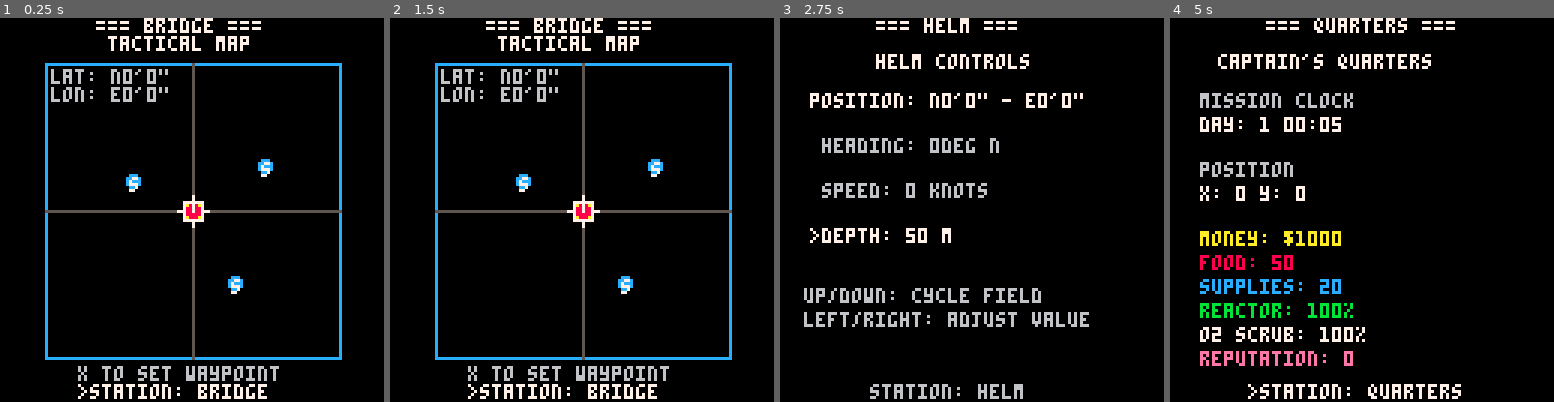
Above: before the commit, frames 1-4 (left to right).
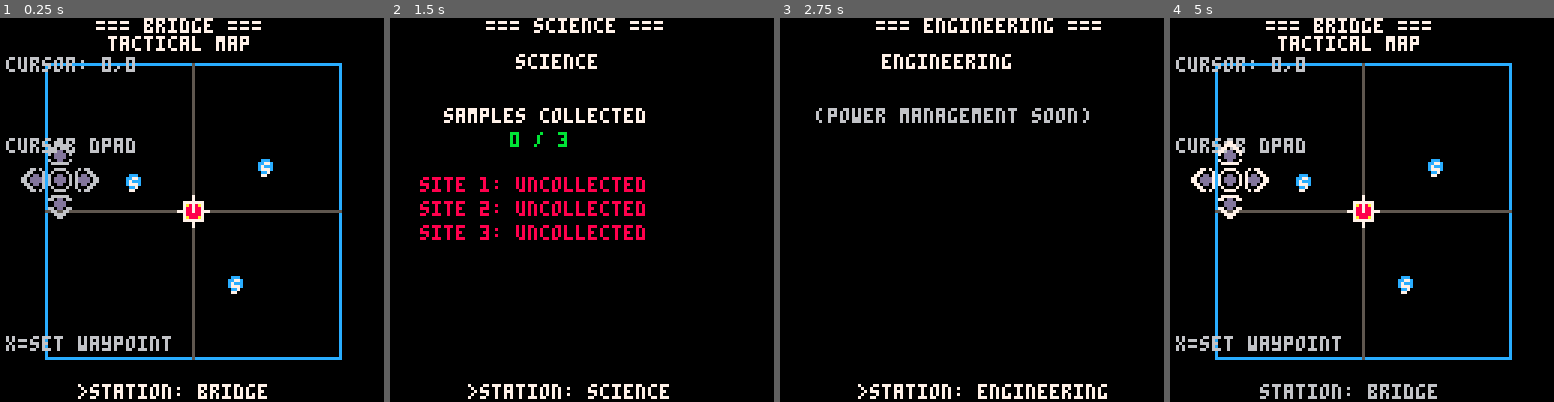
Above: after the commit, the same moments.

Repository: NickWest27/AquaNovaPico
Game: PICO-8 cartridge aquanova.p8
Two runs of this game, one before a commit and one after it. Both use one fixed random seed, a clock stepped at 60 frames per second and the inputs below.
Inputs:
- Up to frame 1 (0.25 s): no input
- Up to frame 2 (1.5 s): tap X (X key) at 0.33, 1.07 s; tap O (Z key) at 0.7 s
- Up to frame 3 (2.75 s): hold Right 1.6-2.1 s; tap O (Z key) at 1.7, 2.1, 2.5 s; tap X (X key) at 1.85 s; hold Up 2.15-2.42 s; hold Right from 2.47 s (still down)
- Up to frame 4 (5 s): tap O (Z key) every 0.4 s from 2.9 to 4.9 s; tap X (X key) at 2.97, 4.08 s; release Right at 3.03 s; hold Left 3.08-3.58 s; hold Down 3.63-3.97 s; hold Right 4.02-4.68 s; hold Up from 4.73 s (still down)

The runs differ from the first frame. In frame 1, 4.5% of the frame differs, in the area x 1-73%, y 10-95%; in frame 2, 11%; in frame 3, 8.9%; in frame 4, 15%, in the area x 1-90%, y 0-100%.

Commit message:
Implement sprite-based D-pad UI system with state-driven rendering
Replace primitive-based D-pad drawing with custom sprite graphics:
- Add 15 custom 8x8 sprites for three D-pad states (normal/selected/active)
- Replace draw_dpad_sprite() to render 5 sprites in cross pattern with 1px spacing
- Update draw_button() to pass state strings instead of color values
- Adjust D-pad positions to accommodate larger sprite footprint (26x26px)
  - Helm: x positions 10,60,95 → 18,56,94
  - Bridge: x position 8 → 16
- Sprite mapping: 1-5 (selected), 6-10 (normal), 11-15 (active)

Enhances visual polish with custom artwork while maintaining existing
two-mode input system (navigate/dpad_active).

Diff:
--- a/aquanova.p8
+++ b/aquanova.p8
@@ -41,9 +41,18 @@
   depth = 0 -- meters 0-1200
 }
 
--- === field selection ===
-current_field = 1
-field_count = 1
+-- === ui button system ===
+input_mode = "navigate" -- "navigate" or "dpad_active"
+ui_buttons = {} -- table of buttons on current screen
+selected_button = 1 -- index of currently highlighted button
+
+-- button types and their behavior
+button_types = {
+  dpad = "dpad",
+  station = "station",
+  action = "action",
+  value = "value"
+}
 
 -- === map and locations ===
 world_size = 2000 -- world is 2000x2000 units
@@ -58,7 +67,7 @@
 
 -- sample collection
 samples_collected = 0
-collection_range = 20  -- units within which to collect
+collection_range = 5  -- units within which to collect
 
 -- waypoint system
 waypoint = {
@@ -76,7 +85,26 @@
 -- === initialization ===
 function _init()
   -- resources initialized above
-  update_field_count()
+  setup_station_buttons()
+end
+
+function setup_station_buttons()
+  -- setup buttons based on current station
+  ui_buttons = {}
+  selected_button = 1
+  input_mode = "navigate"
+
+  if gamestate == "helm" then
+    setup_helm_buttons()
+  elseif gamestate == "bridge" then
+    setup_bridge_buttons()
+  elseif gamestate == "science" then
+    setup_science_buttons()
+  elseif gamestate == "engineering" then
+    setup_engineering_buttons()
+  elseif gamestate == "quarters" then
+    setup_quarters_buttons()
+  end
 end
 
 -- === logic update loop (30 times a second) ===
@@ -88,137 +116,215 @@
 end
 
 function handle_input()
-  -- field navigation (up/down)
+  if input_mode == "navigate" then
+    handle_navigation_input()
+  elseif input_mode == "dpad_active" then
+    handle_dpad_input()
+  end
+end
+
+function handle_navigation_input()
+  -- arrow keys navigate between ui buttons
   if btnp(2) then -- up arrow
-    current_field -= 1
-    if current_field < 1 then
-      current_field = field_count
+    selected_button -= 1
+    if selected_button < 1 then
+      selected_button = #ui_buttons
     end
   elseif btnp(3) then -- down arrow
-    current_field += 1
-    if current_field > field_count then
-      current_field = 1
-    end
-  end
-
-  -- field value adjustment (left/right)
-  if btnp(0) or btnp(1) then
-    if gamestate == "helm" then
-      handle_helm_fields()
-    elseif gamestate == "bridge" then
-      handle_bridge_fields()
-    elseif gamestate == "quarters" then
-      handle_quarters_fields()
-    elseif gamestate == "science" then
-      handle_science_fields()
-    elseif gamestate == "engineering" then
-      handle_engineering_fields()
-    end
-  end
-
-  -- x button (keyboard x): place waypoint on bridge
-  if btnp(5) and gamestate == "bridge" then
-    waypoint.x = cursor.x
-    waypoint.y = cursor.y
-    waypoint.active = true
-  end
-end
-
-function handle_helm_fields()
-  if current_field == 1 then -- station
-    cycle_station()
-  elseif current_field == 2 then -- heading
-    if btnp(1) then -- right
+    selected_button += 1
+    if selected_button > #ui_buttons then
+      selected_button = 1
+    end
+  elseif btnp(0) then -- left arrow
+    selected_button -= 1
+    if selected_button < 1 then
+      selected_button = #ui_buttons
+    end
+  elseif btnp(1) then -- right arrow
+    selected_button += 1
+    if selected_button > #ui_buttons then
+      selected_button = 1
+    end
+  end
+
+  -- x button activates selected button
+  if btnp(5) then -- x key
+    activate_button(ui_buttons[selected_button])
+  end
+end
+
+function handle_dpad_input()
+  -- when dpad is active, arrows control the dpad
+  local dpad_btn = ui_buttons[selected_button]
+
+  if dpad_btn and dpad_btn.type == "dpad" then
+    -- call the button's action with direction
+    if btnp(2) then -- up
+      if dpad_btn.on_up then dpad_btn.on_up() end
+    elseif btnp(3) then -- down
+      if dpad_btn.on_down then dpad_btn.on_down() end
+    elseif btnp(0) then -- left
+      if dpad_btn.on_left then dpad_btn.on_left() end
+    elseif btnp(1) then -- right
+      if dpad_btn.on_right then dpad_btn.on_right() end
+    end
+
+    -- x button is action button when dpad active
+    if btnp(5) then -- x key
+      if dpad_btn.on_action then dpad_btn.on_action() end
+    end
+
+    -- z button deactivates dpad
+    if btnp(4) then -- z key
+      input_mode = "navigate"
+    end
+  end
+end
+
+function activate_button(btn)
+  if not btn then return end
+
+  if btn.type == "dpad" then
+    -- activate dpad mode
+    input_mode = "dpad_active"
+  elseif btn.type == "station" then
+    -- cycle station
+    if btn.on_press then btn.on_press() end
+  elseif btn.type == "action" then
+    -- perform action
+    if btn.on_press then btn.on_press() end
+  elseif btn.type == "value" then
+    -- toggle or cycle value
+    if btn.on_press then btn.on_press() end
+  end
+end
+
+-- === button setup functions ===
+function setup_helm_buttons()
+  add(ui_buttons, {
+    type = "station",
+    x = 26, y = 122,
+    label = "station",
+    on_press = cycle_station
+  })
+
+  add(ui_buttons, {
+    type = "dpad",
+    x = 18, y = 60,
+    label = "heading",
+    sprite = 0, -- sprite index for dpad
+    on_left = function()
+      sub.heading -= 15
+      if sub.heading < 0 then sub.heading += 360 end
+    end,
+    on_right = function()
       sub.heading += 15
       if sub.heading >= 360 then sub.heading -= 360 end
-    else -- left
-      sub.heading -= 15
-      if sub.heading < 0 then sub.heading += 360 end
-    end
-  elseif current_field == 3 then -- speed
-    if btnp(1) then -- right
+    end
+  })
+
+  add(ui_buttons, {
+    type = "dpad",
+    x = 56, y = 60,
+    label = "speed",
+    sprite = 0,
+    on_up = function()
       sub.speed += 10
       if sub.speed > 160 then sub.speed = 160 end
-    else -- left
+    end,
+    on_down = function()
       sub.speed -= 10
       if sub.speed < 0 then sub.speed = 0 end
     end
-  elseif current_field == 4 then -- depth
-    if btnp(1) then -- right
+  })
+
+  add(ui_buttons, {
+    type = "dpad",
+    x = 94, y = 60,
+    label = "depth",
+    sprite = 0,
+    on_up = function()
+      sub.depth -= 50
+      if sub.depth < 0 then sub.depth = 0 end
+    end,
+    on_down = function()
       sub.depth += 50
       if sub.depth > 1200 then sub.depth = 1200 end
-    else -- left
-      sub.depth -= 50
-      if sub.depth < 0 then sub.depth = 0 end
-    end
-  end
-end
-
-function handle_bridge_fields()
-  if current_field == 1 then -- station
-    cycle_station()
-  elseif current_field == 2 then -- cursor x (lat)
-    if btnp(1) then -- right
+    end
+  })
+end
+
+function setup_bridge_buttons()
+  add(ui_buttons, {
+    type = "station",
+    x = 26, y = 122,
+    label = "station",
+    on_press = cycle_station
+  })
+
+  add(ui_buttons, {
+    type = "dpad",
+    x = 16, y = 50,
+    label = "cursor",
+    sprite = 0,
+    on_left = function()
+      cursor.x -= 100
+      if cursor.x < -1000 then cursor.x = -1000 end
+    end,
+    on_right = function()
       cursor.x += 100
       if cursor.x > 1000 then cursor.x = 1000 end
-    else -- left
-      cursor.x -= 100
-      if cursor.x < -1000 then cursor.x = -1000 end
-    end
-  elseif current_field == 3 then -- cursor y (lon)
-    if btnp(1) then -- right
+    end,
+    on_up = function()
       cursor.y += 100
       if cursor.y > 1000 then cursor.y = 1000 end
-    else -- left
+    end,
+    on_down = function()
       cursor.y -= 100
       if cursor.y < -1000 then cursor.y = -1000 end
-    end
-  end
-end
-
-function handle_quarters_fields()
-  if current_field == 1 then -- station
-    cycle_station()
-  end
-end
-
-function handle_science_fields()
-  if current_field == 1 then -- station
-    cycle_station()
-  end
-end
-
-function handle_engineering_fields()
-  if current_field == 1 then -- station
-    cycle_station()
-  end
+    end,
+    on_action = function()
+      waypoint.x = cursor.x
+      waypoint.y = cursor.y
+      waypoint.active = true
+    end
+  })
+end
+
+function setup_science_buttons()
+  add(ui_buttons, {
+    type = "station",
+    x = 26, y = 122,
+    label = "station",
+    on_press = cycle_station
+  })
+end
+
+function setup_engineering_buttons()
+  add(ui_buttons, {
+    type = "station",
+    x = 26, y = 122,
+    label = "station",
+    on_press = cycle_station
+  })
+end
+
+function setup_quarters_buttons()
+  add(ui_buttons, {
+    type = "station",
+    x = 26, y = 122,
+    label = "station",
+    on_press = cycle_station
+  })
 end
 
 function cycle_station()
-  if btnp(0) then -- left
-    station_index -= 1
-    if station_index < 1 then
-      station_index = #stations
-    end
-  else -- right
-    station_index += 1
-    if station_index > #stations then
-      station_index = 1
-    end
+  station_index += 1
+  if station_index > #stations then
+    station_index = 1
   end
   gamestate = stations[station_index]
-  current_field = 1
-  update_field_count()
-end
-
-function update_field_count()
-  if gamestate == "helm" then
-    field_count = 4
-  elseif gamestate == "bridge" then
-    field_count = 3
-  else
-    field_count = 1
-  end
+  setup_station_buttons()
 end
 
 function update_time()
@@ -260,10 +366,13 @@
       sub.speed = 0  -- stop when arriving at waypoint
     else
       -- calculate desired heading to waypoint
-      -- atan2 returns pico-8 angle (0.0-1.0) where 0=east
-      -- convert to our heading (0=north) by adding 90
+      -- movement: angle = (heading-90)/360, dx=cos(angle), dy=sin(angle)
+      -- reverse: heading = atan2(dy,dx)*360 + 90
+      -- but atan2 seems inverted, try subtracting instead
       local desired_angle = atan2(dy, dx)
-      local desired_heading = (desired_angle * 360 + 90) % 360
+      local desired_heading = desired_angle * 360 - 90
+      if desired_heading >= 360 then desired_heading -= 360 end
+      if desired_heading < 0 then desired_heading += 360 end
 
       -- gradually adjust heading toward waypoint
       local heading_diff = desired_heading - sub.heading
@@ -320,6 +429,72 @@
       end
     end
   end
+end
+
+-- === button drawing ===
+function draw_button(btn, is_selected)
+  local color = 6 -- gray when not selected
+  local state = "normal"
+
+  if is_selected then
+    if input_mode == "dpad_active" and btn.type == "dpad" then
+      state = "active"
+      color = 11
+    else
+      state = "selected"
+      color = 7
+    end
+  end
+
+  -- draw button based on type
+  if btn.type == "dpad" then
+    draw_dpad_sprite(btn.x, btn.y, state)
+  elseif btn.type == "station" then
+    -- draw as text button
+    local prefix = " "
+    if is_selected then prefix = ">" end
+    print(prefix .. btn.label .. ": " .. gamestate, btn.x, btn.y, color)
+  elseif btn.type == "action" then
+    -- draw action button
+    rect(btn.x, btn.y, btn.x+20, btn.y+10, color)
+    print(btn.label, btn.x+2, btn.y+2, color)
+  end
+end
+
+function draw_dpad_sprite(x, y, state)
+  -- state: "normal", "selected", or "active"
+  -- determine sprite indices based on state
+  local left_spr, right_spr, up_spr, down_spr, center_spr
+
+  if state == "normal" then
+    -- deselected sprites (6-10)
+    up_spr = 6
+    down_spr = 7
+    left_spr = 8
+    right_spr = 9
+    center_spr = 10
+  elseif state == "active" then
+    -- pressed sprites (11-15)
+    up_spr = 11
+    down_spr = 12
+    left_spr = 13
+    right_spr = 14
+    center_spr = 15
+  else -- "selected"
+    -- selected sprites (1-5)
+    up_spr = 1
+    down_spr = 2
+    left_spr = 3
+    right_spr = 4
+    center_spr = 5
+  end
+
+  -- draw 5 sprites in cross pattern with 1px spacing
+  spr(up_spr, x, y-9)        -- up
+  spr(down_spr, x, y+9)      -- down
+  spr(left_spr, x-9, y)      -- left
+  spr(right_spr, x+9, y)     -- right
+  spr(center_spr, x, y)      -- center
 end
 
 -- === helper functions ===
@@ -384,14 +559,6 @@
 function draw_bridge()
   print("tactical map", 36, 6, 7)
 
-  local y = 17
-
-  -- cursor position fields
-  draw_field(3, "lat", format_lat(cursor.y), 13, y)
-  y += 6
-  draw_field(2, "lon", format_lon(cursor.x), 13, y)
-  y += 10
-
   -- draw map border
   rect(15, 15, 113, 113, 12)
 
@@ -438,14 +605,17 @@
   local hy = sub_y - sin(heading_angle) * 4  -- negate because screen Y is flipped
   line(sub_x, sub_y, hx, hy, 7)
 
-  -- display info below map
-  print("x to set waypoint", 26, 116, 6)
+  -- cursor position info
+  print("cursor: " .. cursor.x .. "," .. cursor.y, 2, 13, 6)
+
+  -- draw d-pad control on left side
+  print("cursor dpad", 2, 40, 6)
+  draw_ui_buttons()
+
   if waypoint.active then
-    print("navigating...", 32, 100, 11)
-  end
-
-  -- station field at bottom
-  draw_field(1, "station", gamestate, 26, 122)
+    print("navigating...", 2, 100, 11)
+  end
+  print("x=set waypoint", 2, 106, 6)
 end
 
 function draw_helm()
@@ -454,41 +624,43 @@
   local y = 25
 
   -- display position
-  print("position: " .. format_lat(sub.y) .. " - " .. format_lon(sub.x), 10, y, 7)
-  y += 15
-
-  -- field 2: heading
+  print("position", 10, y, 6)
+  print("x: " .. flr(sub.x) .. " y: " .. flr(sub.y), 10, y+6, 7)
+  y += 20
+
+  -- display current values above dpads
   local compass = {"n", "ne", "e", "se", "s", "sw", "w", "nw"}
   local dir_idx = flr((sub.heading + 22.5) / 45) % 8 + 1
-  draw_field(2, "heading", sub.heading .. "deg " .. compass[dir_idx], 10, y)
-  y += 15
-
-  -- field 3: speed
-  draw_field(3, "speed", sub.speed .. " knots", 10, y)
-  y += 15
-
-  -- field 4: depth
-  draw_field(4, "depth", sub.depth .. " m", 10, y)
-  y += 20
+
+  print("heading", 10, y, 6)
+  print(sub.heading .. " " .. compass[dir_idx], 10, y+6, 7)
+
+  print("speed", 60, y, 6)
+  print(sub.speed .. " kts", 60, y+6, 7)
+
+  print("depth", 95, y, 6)
+  print(sub.depth .. " m", 95, y+6, 7)
+
+  -- draw buttons (dpads will be drawn below labels)
+  draw_ui_buttons()
 
   -- controls help
-  print("up/down: cycle field", 8, y, 6)
-  print("left/right: adjust value", 8, y+8, 6)
-
-  -- station field at bottom
-  draw_field(1, "station", gamestate, 26, 122)
-end
-
-function draw_field(field_num, label, value, x, y)
-  local color = 6 -- gray when not selected
-  local prefix = " "
-
-  if current_field == field_num then
-    color = 7 -- white when selected
-    prefix = ">"
-  end
-
-  print(prefix .. label .. ": " .. value, x, y, color)
+  print("arrows: navigate/use", 8, 105, 6)
+  print("x: select/action", 8, 111, 6)
+  print("z: deactivate dpad", 8, 117, 6)
+end
+
+function draw_ui_buttons()
+  -- draw all buttons for current screen
+  for i, btn in pairs(ui_buttons) do
+    local is_selected = (i == selected_button)
+    draw_button(btn, is_selected)
+  end
+
+  -- show mode indicator
+  if input_mode == "dpad_active" then
+    print("dpad active (z to exit)", 20, 1, 11)
+  end
 end
 
 function draw_science()
@@ -512,8 +684,8 @@
     y += 8
   end
 
-  -- station field at bottom
-  draw_field(1, "station", gamestate, 26, 122)
+  -- draw buttons
+  draw_ui_buttons()
 end
 
 function draw_engineering()
@@ -522,8 +694,8 @@
   local y = 30
   print("(power management soon)", 12, y, 6)
 
-  -- station field at bottom
-  draw_field(1, "station", gamestate, 26, 122)
+  -- draw buttons
+  draw_ui_buttons()
 end
 
 function draw_quarters()
@@ -570,13 +742,15 @@
     print("game over", 35, 116, 8)
   end
 
-  -- station field at bottom
-  draw_field(1, "station", gamestate, 26, 122)
+  -- draw buttons
+  draw_ui_buttons()
 end
 __gfx__
-00000000000000000000000000000000000000000000000000000000000000000000000000000000000000000000000000000000000000000000000000000000
-00000000000000000000000000000000000000000000000000000000000000000000000000000000000000000000000000000000000000000000000000000000
-00700700000000000000000000000000000000000000000000000000000000000000000000000000000000000000000000000000000000000000000000000000
-00077000000000000000000000000000000000000000000000000000000000000000000000000000000000000000000000000000000000000000000000000000
-00077000000000000000000000000000000000000000000000000000000000000000000000000000000000000000000000000000000000000000000000000000
-00700700000000000000000000000000000000000000000000000000000000000000000000000000000000000000000000000000000000000000000000000000
+00000000000770000777777000077070070770000077770000066000066666600006606006066000006666000007700007777770000770700707700000777700
+0000000000777700770dd07700770007700077000700007000666600660dd06600660006600066000600006000777700770cc077007700077000770007000070
+007007000770077000dddd000770dd0770dd0770700dd0070660066000dddd000660dd0660dd0660600dd0060770077000cccc000770cc0770cc0770700cc007
+00077000770dd07700dddd00770dddd77dddd07770dddd07660dd06600dddd00660dddd66dddd06660dddd06770cc07700cccc00770cccc77cccc07770cccc07
+0007700070dddd07770dd077770dddd77dddd07770dddd0760dddd06660dd066660dddd66dddd06660dddd0670cccc07770cc077770cccc77cccc07770cccc07
+0070070000dddd00077007700770dd0770dd0770700dd00700dddd00066006600660dd0660dd0660600dd00600cccc00077007700770cc0770cc0770700cc007
+00000000700dd00700777700007700077000770007000070600dd00600666600006600066000660006000060700cc00700777700007700077000770007000070
+00000000077777700007700000077070070770000077770006666660000660000006606006066000006666000777777000077000000770700707700000777700
